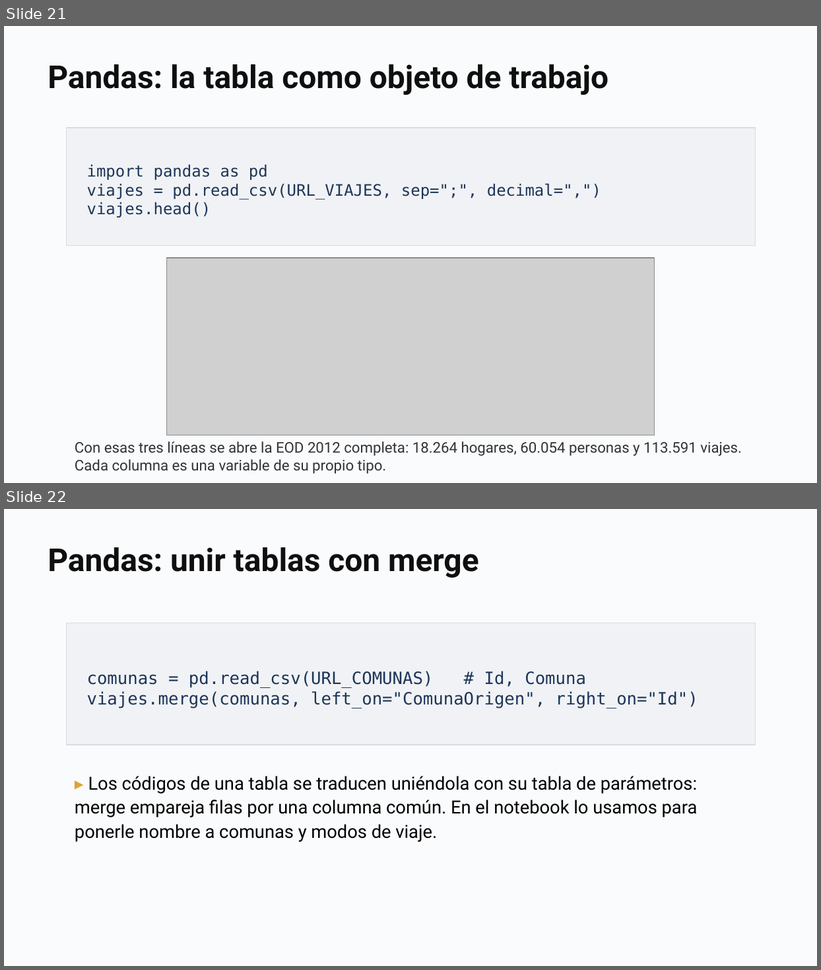
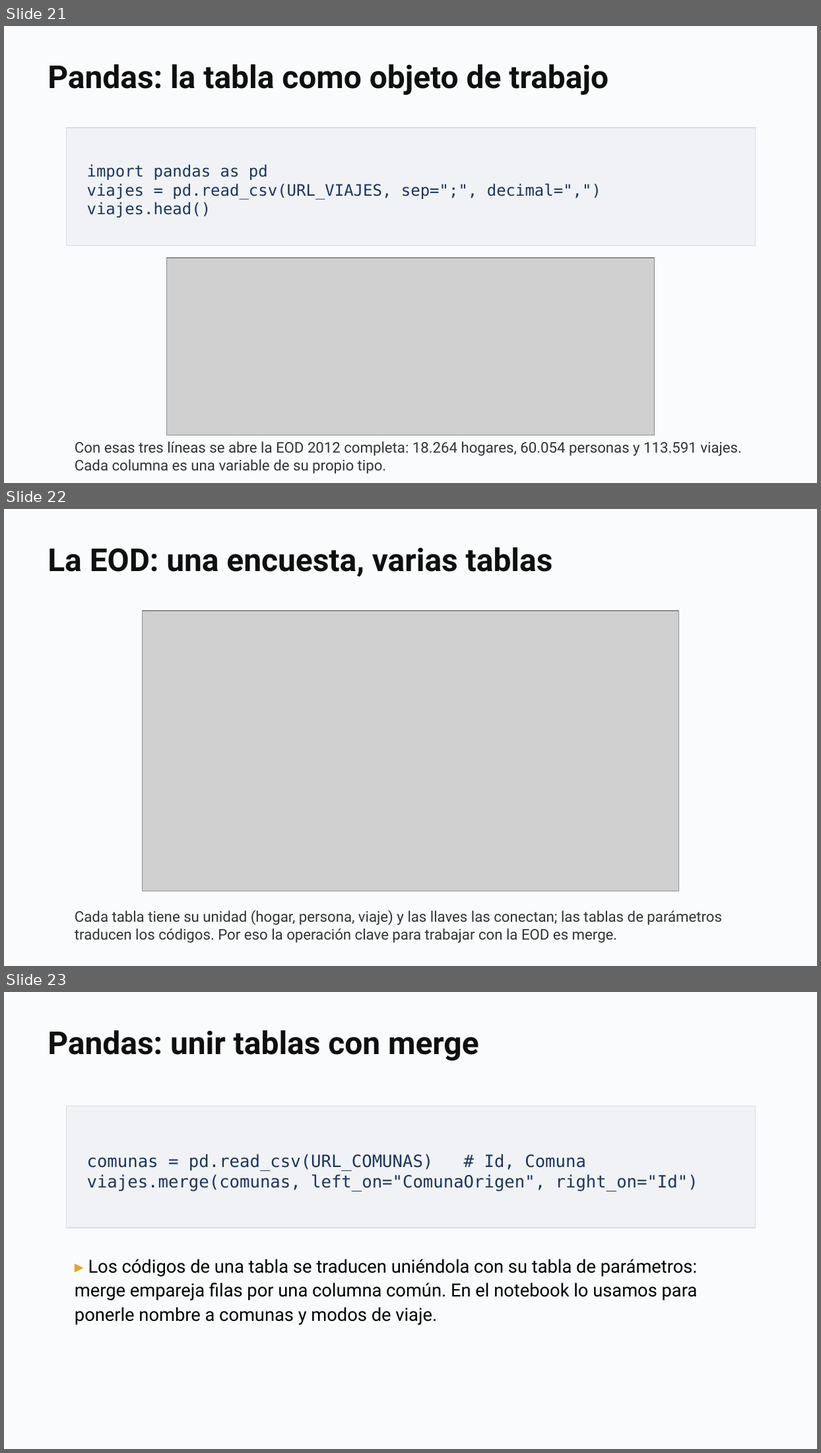
Before and after one commit to daniopitz/diplomado-cdd, a slide deck: presentaciones/clase01_fundamentos_ecosistema.pptx. Shown one above the other, each under a label of ours: slides 21 and 22 before the commit, slides 21, 22 and 23 after it. The pictures are 821x970 and 821x1453 pixels, drawn with LibreOffice and Linux fonts; fonts in the diff are those of the drawing; grey boxes stand for pictures. Boxes give left, top, right and bottom in pixels: in the first picture for what was removed or moved away, otherwise in the second. Text is boxed around its words. In the diff, an @@ line names an element or a change of style, - is before the commit and + after.

```diff
--- a/presentaciones/clase01_fundamentos_ecosistema.pptx
+++ b/presentaciones/clase01_fundamentos_ecosistema.pptx
@@ slide 22 added at (4,509,817,966), background #FFFFFF @@
@@ rectangle added at (4,509,817,966), fill #FAFBFC @@
@@ text added at (48,547,553,577), 28 pt, text #0F0F0F, bold @@
+La EOD: una encuesta, varias tablas
@@ picture added at (142,611,679,891) @@
@@ text added at (75,910,722,943), 13 pt, text #333333 @@
+Cada tabla tiene su unidad (hogar, persona, viaje) y las llaves las conectan; las tablas de parámetros traducen los códigos. Por eso la operación clave para trabajar con la EOD es merge.
@@ what was slide 22 is now slide 23 @@
```
Also in this commit, not shown: 6 other files.
